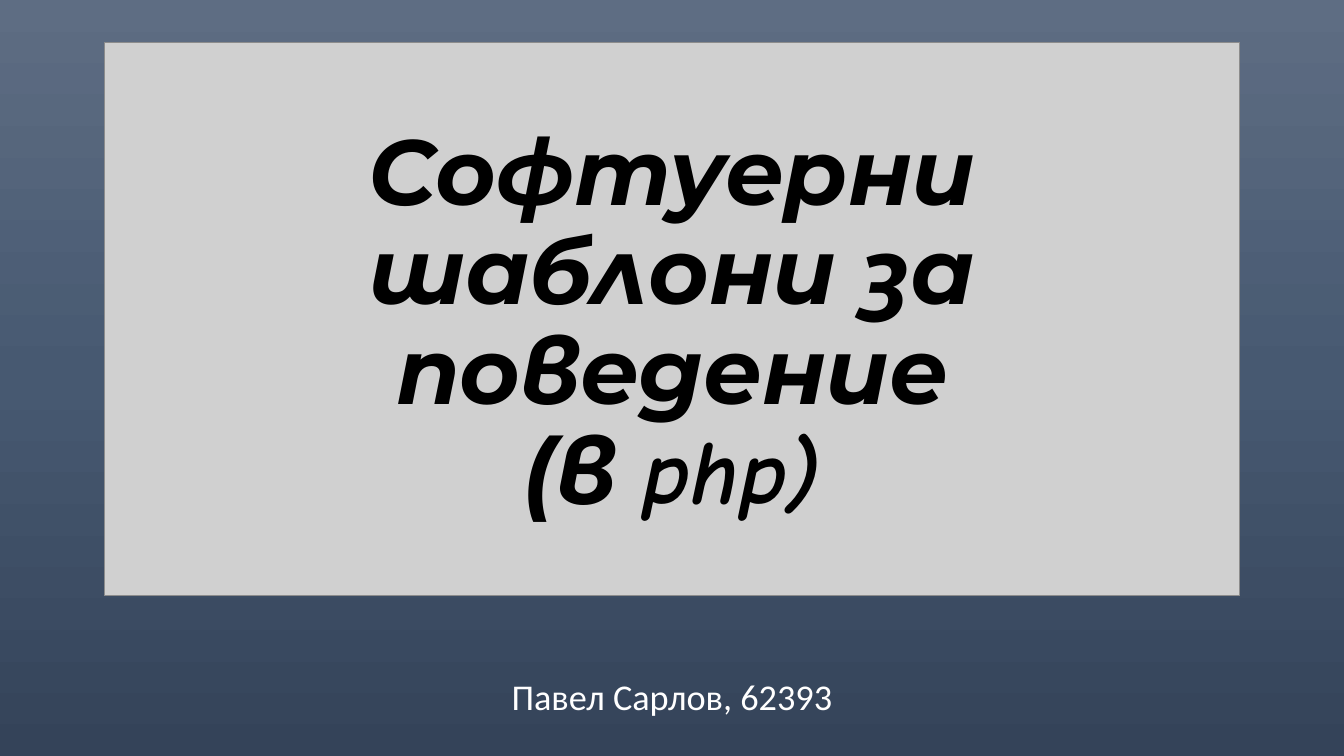
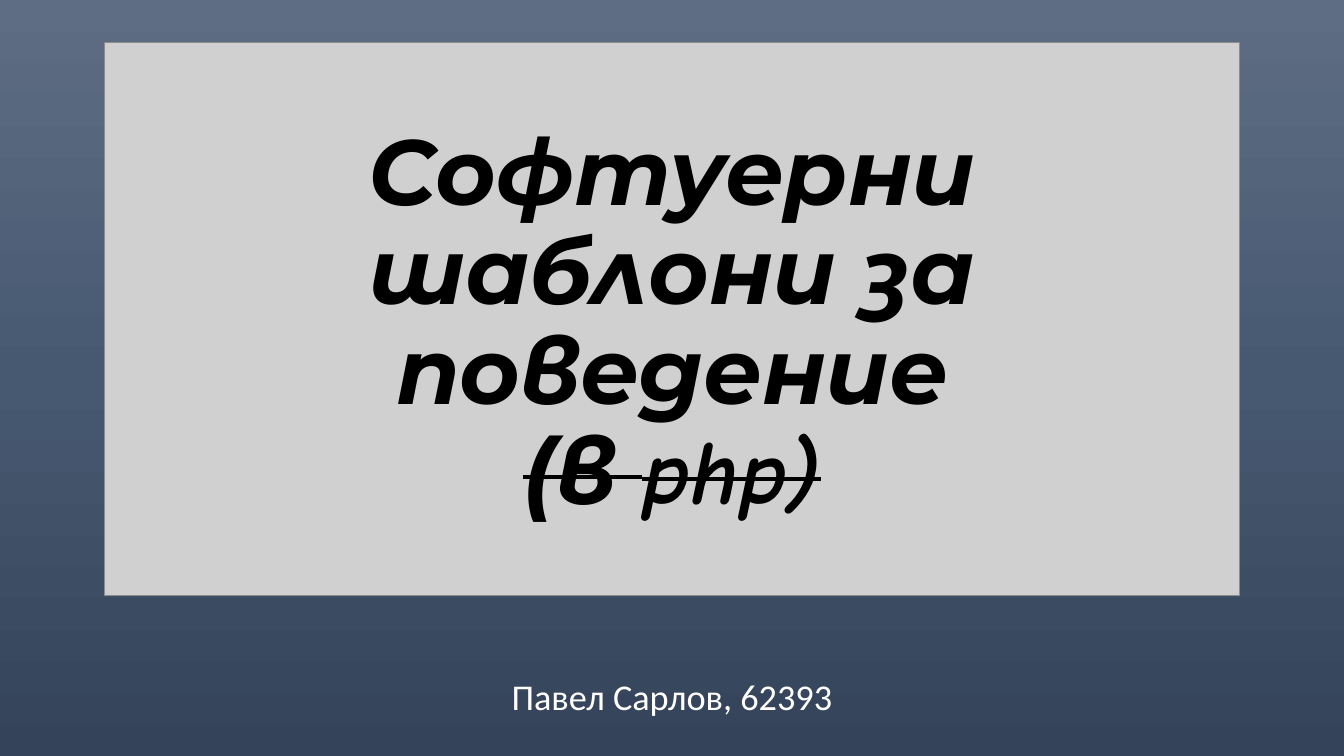
Before and after one commit to PavelSarlov/FMI-WEB, a slide deck: slide 1 of abstract/presentation/62393.pptx. Drawn at 1344x756 pixels with LibreOffice and Linux fonts; fonts in the diff are those of the drawing; grey boxes stand for pictures. Boxes give left, top, right and bottom in pixels: in the first picture for what was removed or moved away, otherwise in the second. Text is boxed around its words. In the diff, an @@ line names an element or a change of style, - is before the commit and + after.

```diff
--- a/abstract/presentation/62393.pptx
+++ b/abstract/presentation/62393.pptx
@@ title "Софтуерни шаблони за поведение (в ..." at [369,136,975,522]: strikethrough on in "(в php)" @@
```
Also in this commit, not shown: 8 slides added, 15 slides removed, 29 other files.
